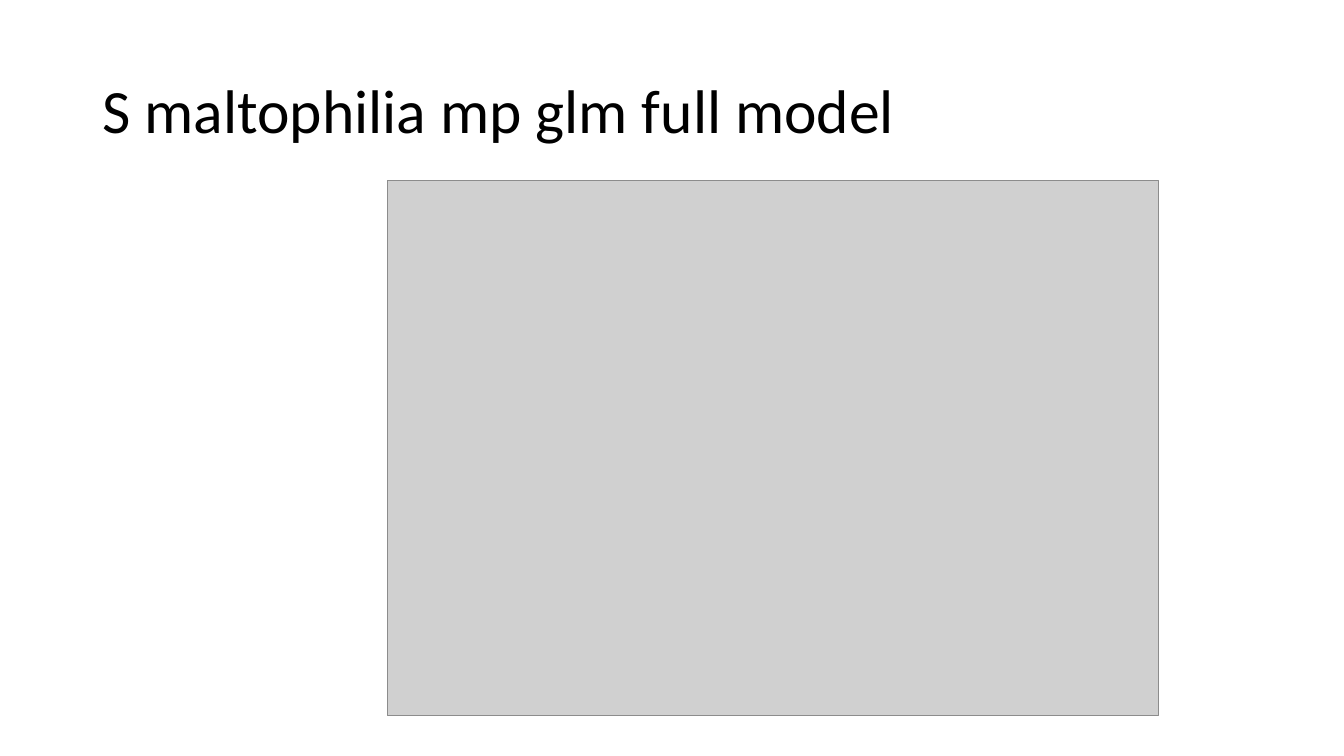
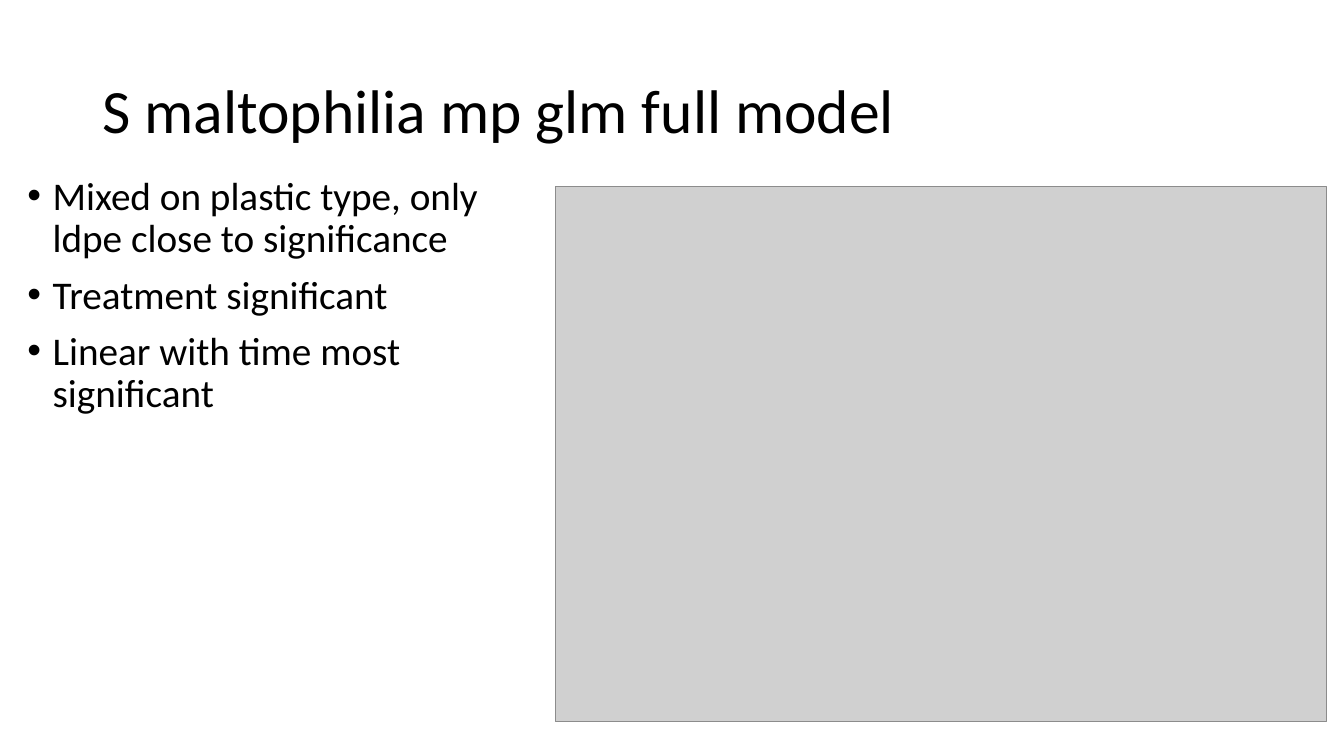
Before and after one commit to microbial-genomics/eytcheson_microplastics, a slide deck: slide 6 of pptx/glm_microplastics_water_v3.pptx (slide 5 before the commit). Drawn at 1344x756 pixels with LibreOffice and Linux fonts; fonts in the diff are those of the drawing; grey boxes stand for pictures. Boxes give left, top, right and bottom in pixels: in the first picture for what was removed or moved away, otherwise in the second. Text is boxed around its words. In the diff, an @@ line names an element or a change of style, - is before the commit and + after.

```diff
--- a/pptx/glm_microplastics_water_v3.pptx
+++ b/pptx/glm_microplastics_water_v3.pptx
@@ text added at [53,182,478,414], 28 pt, text #000000 @@
+• Mixed on plastic type, only ldpe close to significance
+• Treatment significant
+• Linear with time most significant
@@ picture: place and size @@
-picture at [387,180,1158,716]
+picture at [556,187,1327,722]
```
Also in this commit, not shown: 26 other slides changed, 2 slides added, 8 other files.
